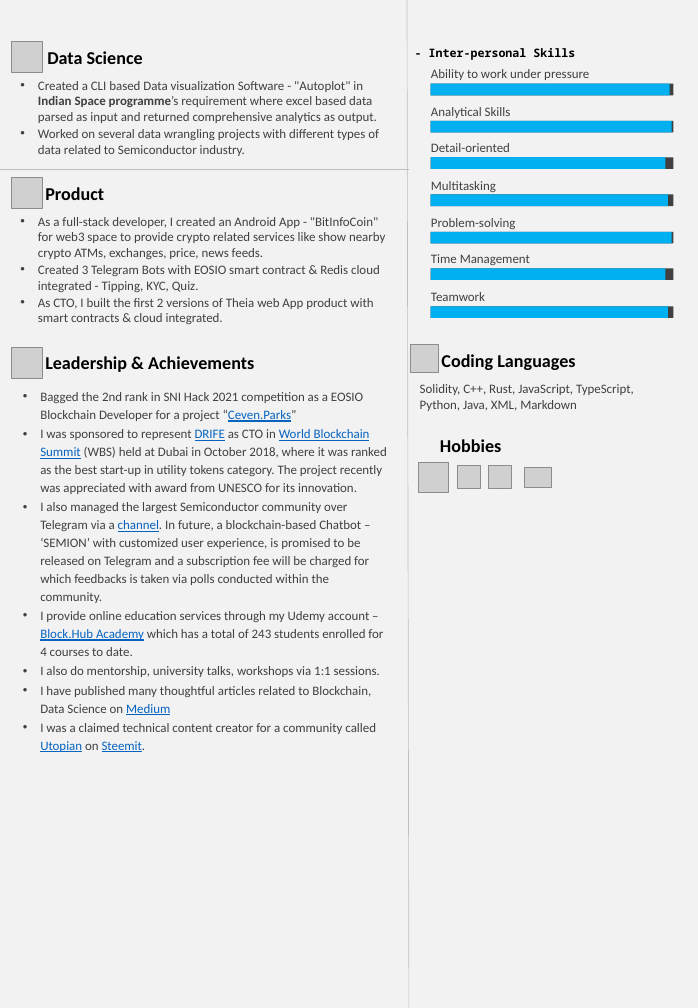
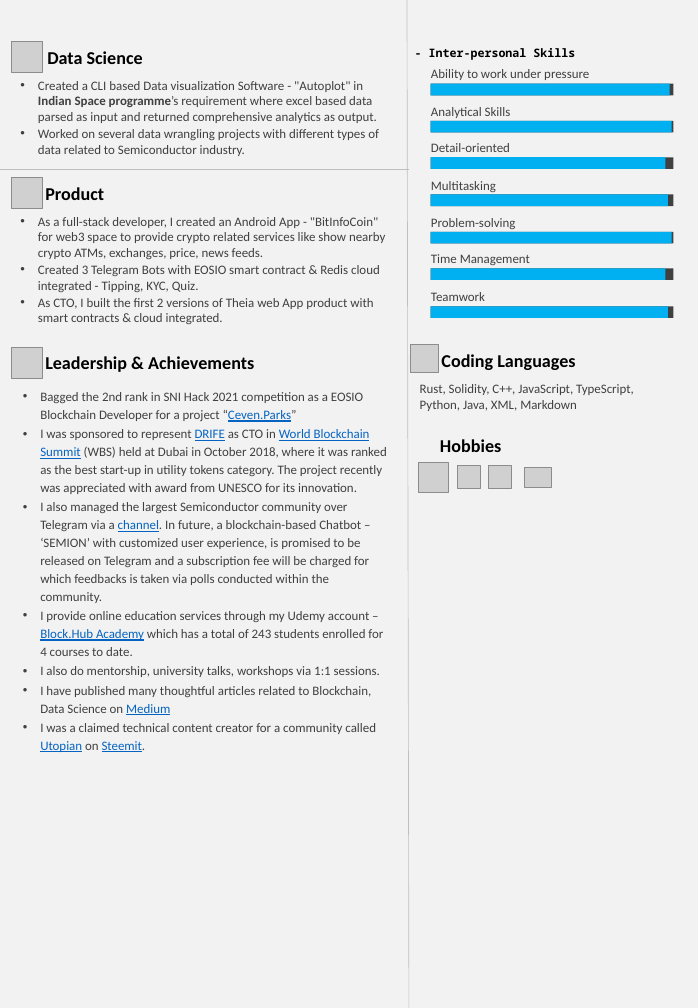
Before and after one commit to abhi3700/my_resume, a slide deck: slide 2 of my_resume.pptx. Drawn at 698x1008 pixels with LibreOffice and Linux fonts; fonts in the diff are those of the drawing; grey boxes stand for pictures; background and template pictures are left out. Boxes give left, top, right and bottom in pixels: in the first picture for what was removed or moved away, otherwise in the second. Text is boxed around its words. In the diff, an @@ line names an element or a change of style, - is before the commit and + after.

Commit message:
cv updated: added works related to substrate, rust

```diff
--- a/my_resume.pptx
+++ b/my_resume.pptx
@@ text at [420,384,634,411]: text changed @@
-Solidity, C++, Rust, JavaScript, TypeScript, Python, Java, XML, Markdown
+Rust, Solidity, C++, JavaScript, TypeScript, Python, Java, XML, Markdown
```
Also in this commit, not shown: 1 other slide changed, 1 other file.
